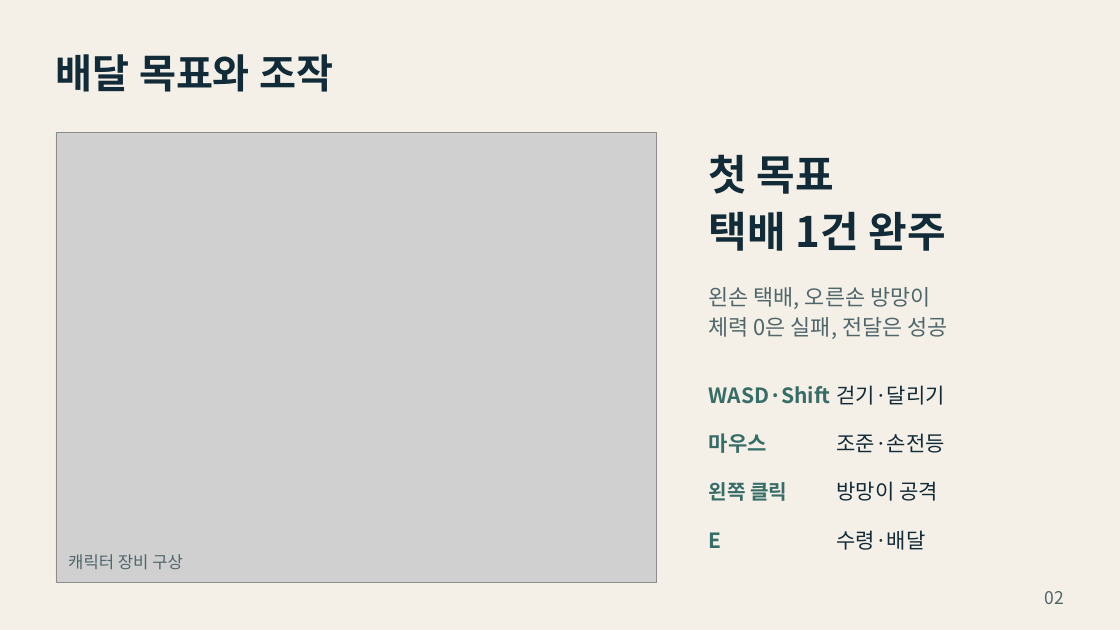
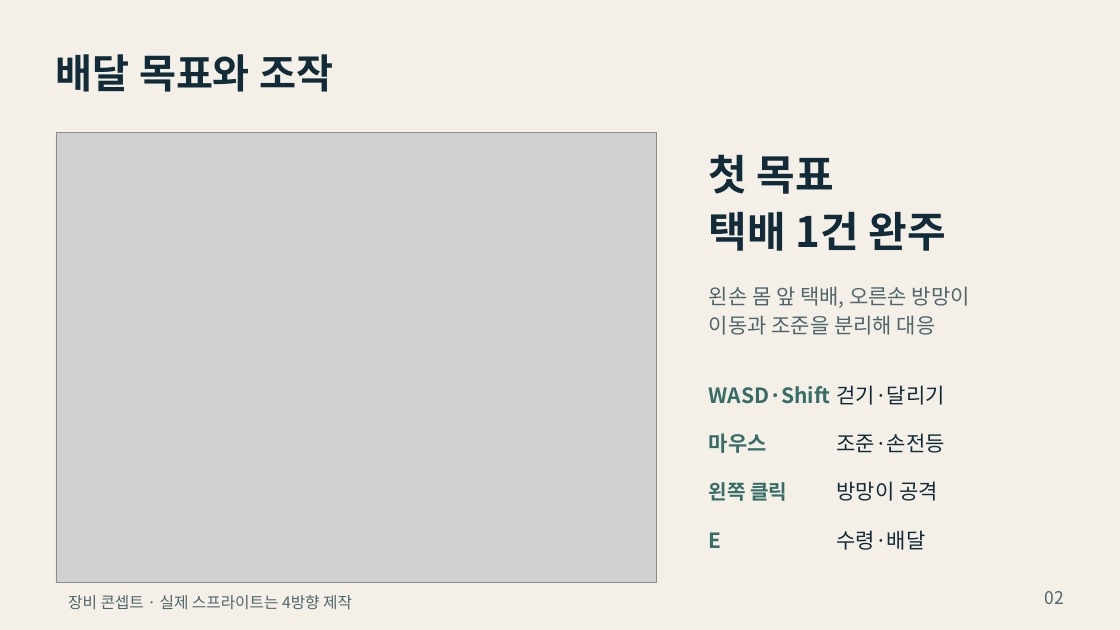
Before and after one commit to yoon778/2D_project, a slide deck: slide 2 of presentation/그림자_배달_1차발표_v2.pptx. Drawn at 1120x630 pixels with LibreOffice and Linux fonts; fonts in the diff are those of the drawing; grey boxes stand for pictures. Boxes give left, top, right and bottom in pixels: in the first picture for what was removed or moved away, otherwise in the second. Text is boxed around its words. In the diff, an @@ line names an element or a change of style, - is before the commit and + after.

```diff
--- a/presentation/그림자_배달_1차발표_v2.pptx
+++ b/presentation/그림자_배달_1차발표_v2.pptx
@@ text at (709,286,970,335): text changed; size 18.8 to 18 pt @@
-왼손 택배, 오른손 방망이
-체력 0은 실패, 전달은 성공
+왼손 몸 앞 택배, 오른손 방망이
+이동과 조준을 분리해 대응
@@ text at (68,595,352,609): text changed; size 14.2 to 13.5 pt @@
-캐릭터 장비 구상
+장비 콘셉트 · 실제 스프라이트는 4방향 제작
```
Also in this commit, not shown: 4 other slides changed, 10 other files.
